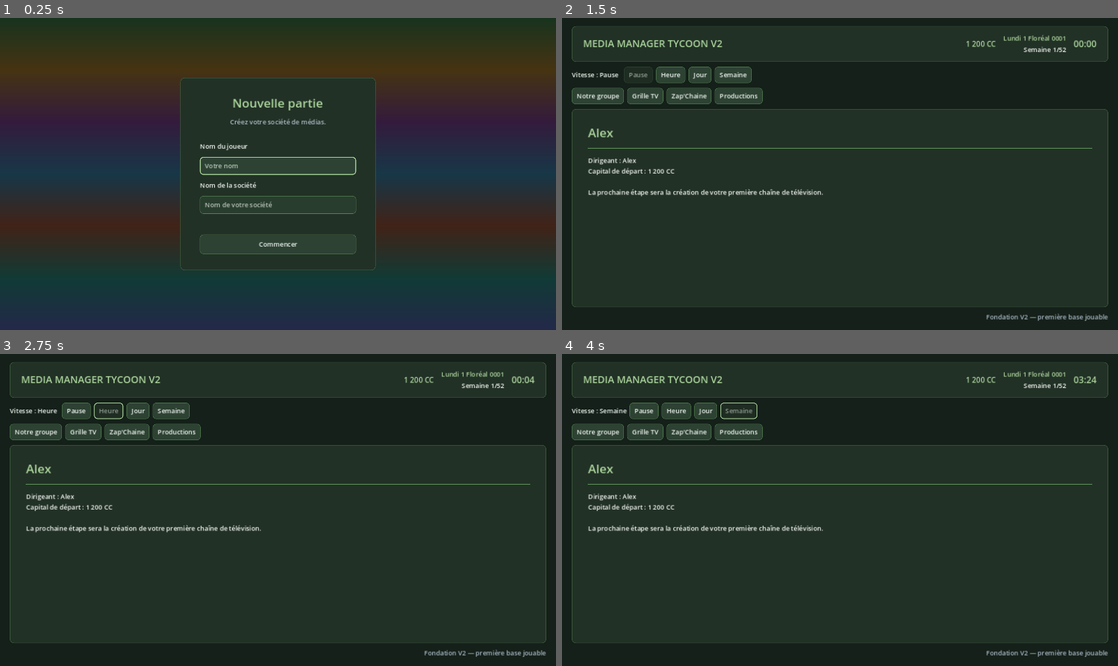
Above: before the commit, frames 1-4 (two rows, left to right).
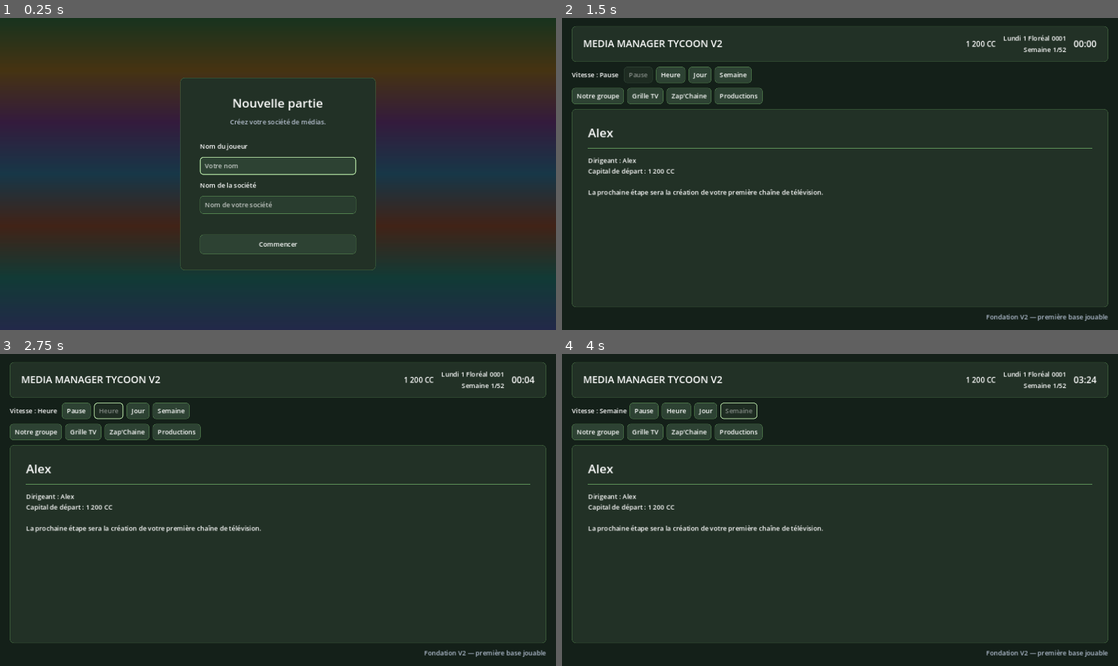
Above: after the commit, the same moments.

Repository: Adrienco69/MediaManagerTycoon_V2
Game: Godot game, scene res://scenes/main.tscn
Two runs of this game, one before a commit and one after it. Both use one fixed random seed, a clock stepped at 60 frames per second and the inputs below.
Inputs (mouse positions are in pixels of both pictures, inside the frame that each line leads up to):
- Up to frame 1 (0.25 s): no input
- Up to frame 2 (1.5 s): click (840, 164) at 0.52 s; type "Alex" at 0.6 s; click (840, 205) at 0.75 s; type "Alex" at 0.83 s; click "Commencer" at 1.25 s
- Up to frame 3 (2.75 s): click "Heure" at 2 s
- Up to frame 4 (4 s): click "Jour" at 2.75 s; click "Semaine" at 3.5 s

The runs differ from the first frame. In frame 1, 0.2% of the frame differs, in the area x 42-58%, y 25-30%; in frame 2, 0.6%, in the area x 3-97%, y 5-39%; in frame 3, 0.6%; in frame 4, 0.6%.

Commit message:
Utiliser le gestionnaire de thème modulaire et garder le texte blanc

Diff:
--- a/scripts/main.gd
+++ b/scripts/main.gd
@@ -1,6 +1,6 @@
 extends Control
 
-const CalendarTheme = preload("res://scripts/calendar_theme.gd")
+const UIThemeManagerScript = preload("res://scripts/ui/ui_theme_manager.gd")
 
 @onready var background: ColorRect = $Background
 @onready var start_screen: Control = %StartScreen
@@ -9,7 +9,6 @@
 @onready var company_name_input: LineEdit = %CompanyNameInput
 @onready var start_game_button: Button = %StartGameButton
 @onready var start_error_label: Label = %StartErrorLabel
-@onready var start_title: Label = $StartScreen/Center/Panel/Margin/VBox/Title
 
 @onready var game_title: Label = $GameUI/RootVBox/TopBar/TopMargin/TopHBox/GameTitle
 @onready var credits_label: Label = %CreditsLabel
@@ -23,16 +22,30 @@
 @onready var week_button: Button = %WeekButton
 @onready var page_title: Label = %PageTitle
 @onready var page_description: Label = %PageDescription
+@onready var start_title: Label = $StartScreen/Center/Panel/Margin/VBox/Title
 
 var _last_theme_day_key: int = -1
 
 
 func _ready() -> void:
+	_connect_game_signals()
+	_connect_buttons()
+	_refresh_all()
+
+	if GameState.has_started_game():
+		_show_game_ui()
+	else:
+		_show_start_screen()
+
+
+func _connect_game_signals() -> void:
 	GameState.time_changed.connect(_refresh_time)
 	GameState.credits_changed.connect(_refresh_credits)
 	GameState.speed_changed.connect(_refresh_speed)
 	GameState.identity_changed.connect(_on_identity_changed)
 
+
+func _connect_buttons() -> void:
 	start_game_button.pressed.connect(_start_new_game)
 	player_name_input.text_submitted.connect(_on_identity_text_submitted)
 	company_name_input.text_submitted.connect(_on_identity_text_submitted)
@@ -46,13 +59,6 @@
 	%GridButton.pressed.connect(_show_grid)
 	%ZapButton.pressed.connect(_show_zap)
 	%ProductionButton.pressed.connect(_show_productions)
-
-	_refresh_all()
-
-	if GameState.has_started_game():
-		_show_game_ui()
-	else:
-		_show_start_screen()
 
 
 func _show_start_screen() -> void:
@@ -74,8 +80,8 @@
 
 
 func _start_new_game() -> void:
-	var new_player_name := player_name_input.text.strip_edges()
-	var new_company_name := company_name_input.text.strip_edges()
+	var new_player_name: String = player_name_input.text.strip_edges()
+	var new_company_name: String = company_name_input.text.strip_edges()
 
 	if new_player_name.is_empty() or new_company_name.is_empty():
 		start_error_label.text = "Renseigne le nom du joueur et le nom de la société."
@@ -120,98 +126,32 @@
 
 
 func _refresh_calendar_theme() -> void:
-	var day_key := (GameState.year * 1000) + (GameState.week_in_year * 10) + GameState.day_in_week
+	var day_key: int = (GameState.year * 1000) + (GameState.week_in_year * 10) + GameState.day_in_week
 	if day_key == _last_theme_day_key:
 		return
+
 	_last_theme_day_key = day_key
+	var weeks_in_month: int = int(GameState.MONTHS[GameState.month_index]["weeks"])
+	var white_labels: Array[Label] = [
+		game_title,
+		credits_label,
+		date_label,
+		week_label,
+		time_label,
+		speed_label,
+		page_title,
+		page_description,
+		start_title
+	]
 
-	var weeks_in_month: int = int(GameState.MONTHS[GameState.month_index]["weeks"])
-	var palette := CalendarTheme.get_palette(
+	UIThemeManagerScript.apply_calendar_theme(
+		self,
+		background,
+		white_labels,
 		GameState.month_index,
 		GameState.get_day_of_month(),
 		weeks_in_month
 	)
-
-	var background_color: Color = palette["background"]
-	var surface_color: Color = palette["surface"]
-	var surface_alt_color: Color = palette["surface_alt"]
-	var accent_color: Color = palette["accent"]
-	var accent_soft_color: Color = palette["accent_soft"]
-	var text_color: Color = palette["text"]
-	var muted_color: Color = palette["muted"]
-
-	background.color = background_color
-
-	var calendar_ui_theme := Theme.new()
-	calendar_ui_theme.set_color("font_color", "Label", text_color)
-	calendar_ui_theme.set_color("font_color", "Button", text_color)
-	calendar_ui_theme.set_color("font_hover_color", "Button", text_color)
-	calendar_ui_theme.set_color("font_pressed_color", "Button", text_color)
-	calendar_ui_theme.set_color("font_disabled_color", "Button", muted_color.darkened(0.22))
-	calendar_ui_theme.set_color("font_color", "LineEdit", text_color)
-	calendar_ui_theme.set_color("font_placeholder_color", "LineEdit", muted_color)
-	calendar_ui_theme.set_color("caret_color", "LineEdit", accent_soft_color)
-
-	calendar_ui_theme.set_stylebox("panel", "PanelContainer", _make_box(surface_color, accent_color.darkened(0.45), 10, 1))
-	calendar_ui_theme.set_stylebox("normal", "Button", _make_box(surface_alt_color, accent_color.darkened(0.35), 8, 1))
-	calendar_ui_theme.set_stylebox("hover", "Button", _make_box(surface_alt_color.lightened(0.10), accent_color, 8, 1))
-	calendar_ui_theme.set_stylebox("pressed", "Button", _make_box(accent_color.darkened(0.35), accent_soft_color, 8, 1))
-	calendar_ui_theme.set_stylebox("disabled", "Button", _make_box(surface_color.darkened(0.10), surface_alt_color, 8, 1))
-	calendar_ui_theme.set_stylebox("focus", "Button", _make_outline_box(accent_soft_color, 8, 2))
-	calendar_ui_theme.set_stylebox("normal", "LineEdit", _make_box(surface_alt_color.darkened(0.08), accent_color.darkened(0.30), 8, 1))
-	calendar_ui_theme.set_stylebox("focus", "LineEdit", _make_box(surface_alt_color, accent_soft_color, 8, 2))
-	calendar_ui_theme.set_stylebox("separator", "HSeparator", _make_separator_box(accent_color.darkened(0.20)))
-
-	theme = calendar_ui_theme
-
-	game_title.add_theme_color_override("font_color", accent_soft_color)
-	credits_label.add_theme_color_override("font_color", accent_soft_color)
-	date_label.add_theme_color_override("font_color", accent_soft_color)
-	time_label.add_theme_color_override("font_color", accent_soft_color)
-	page_title.add_theme_color_override("font_color", accent_soft_color)
-	start_title.add_theme_color_override("font_color", accent_soft_color)
-
-
-func _make_box(background_color: Color, border_color: Color, radius: int, border_width: int) -> StyleBoxFlat:
-	var box := StyleBoxFlat.new()
-	box.bg_color = background_color
-	box.border_color = border_color
-	box.border_width_left = border_width
-	box.border_width_top = border_width
-	box.border_width_right = border_width
-	box.border_width_bottom = border_width
-	box.corner_radius_top_left = radius
-	box.corner_radius_top_right = radius
-	box.corner_radius_bottom_left = radius
-	box.corner_radius_bottom_right = radius
-	box.content_margin_left = 12.0
-	box.content_margin_right = 12.0
-	box.content_margin_top = 8.0
-	box.content_margin_bottom = 8.0
-	return box
-
-
-func _make_outline_box(border_color: Color, radius: int, border_width: int) -> StyleBoxFlat:
-	var box := StyleBoxFlat.new()
-	box.bg_color = Color(0, 0, 0, 0)
-	box.border_color = border_color
-	box.border_width_left = border_width
-	box.border_width_top = border_width
-	box.border_width_right = border_width
-	box.border_width_bottom = border_width
-	box.corner_radius_top_left = radius
-	box.corner_radius_top_right = radius
-	box.corner_radius_bottom_left = radius
-	box.corner_radius_bottom_right = radius
-	return box
-
-
-func _make_separator_box(separator_color: Color) -> StyleBoxFlat:
-	var box := StyleBoxFlat.new()
-	box.bg_color = separator_color
-	box.content_margin_top = 1.0
-	box.content_margin_bottom = 1.0
-	return box
 
 
 func _refresh_credits(new_value: int) -> void:
@@ -247,8 +187,8 @@
 
 
 func _format_number(value: int) -> String:
-	var text := str(value)
-	var result := ""
+	var text: String = str(value)
+	var result: String = ""
 	while text.length() > 3:
 		result = " " + text.right(3) + result
 		text = text.left(text.length() - 3)
